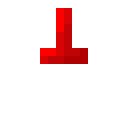
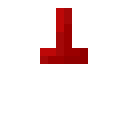
Layers edited between the first and the second (128, 128) image:
painted on "Background" over left=40, top=8, right=88, bottom=64
